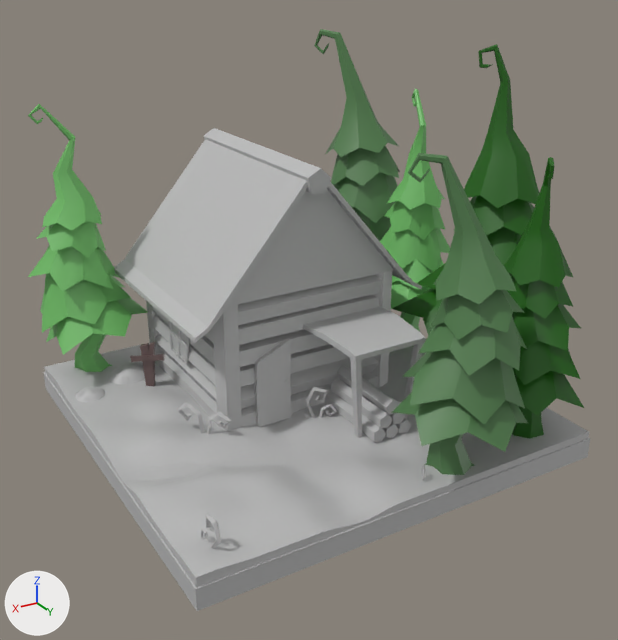
An edit to the FBX model Cryptique/Assets/FBX/FullRoom/3 - Forest/Foret_cabane_ext.fbx, drawn before and after from the same camera.
The view is the same before and after, from a 50 mm camera at (9.36, 16.18, 10.73) aimed at (0.0, 0.58, 2.93). The axes (+X, +Y, +Z) are drawn at lower left. The lights are the same throughout. Where no turn or scale is listed for an object, it has been applied to the vertices.

Names of what the first picture shows: 'Buisson46', 'Buisson47', 'Tombe', 'cabane', 'fougere14', 'sapin33', 'sapin34', 'sapin35', 'sapin36', 'sapin37', 'sapin38', 'sol28', 'sol31'.
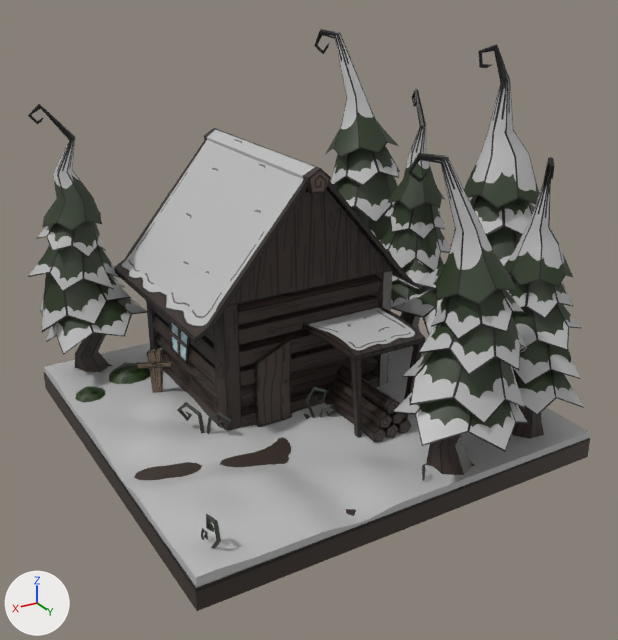
Where the change shows, as pixel boxes (x1, y1, x2, y2) in the pictures (618 x 640 px):
'cabane', recoloured (grey to black): (114, 128, 425, 442) in both
'sapin36', recoloured (green to grey): (391, 153, 528, 475) in both
'sol28', recoloured (grey to black): (43, 372, 590, 611) in both
'sapin38', recoloured (green to grey): (28, 104, 148, 372) in both
'sapin37', recoloured (green to grey): (504, 157, 584, 439) in both
'sapin35', recoloured (green to grey): (392, 44, 540, 336) in both
'sapin33', recoloured (green to grey): (314, 29, 400, 241) in both
'sapin34', recoloured (green to grey): (380, 89, 450, 347) in both
'Tombe', moved: before (130, 341, 164, 386); after (136, 347, 173, 393)
'Buisson46', recoloured (grey to green): (109, 362, 150, 384) in both
'fougere14', recoloured: (177, 402, 233, 434) in both
'Buisson47', recoloured (grey to green): (75, 386, 105, 403) in both

The change, as a diff of the scene's bpy script:
```diff
--- a/Cryptique/Assets/FBX/FullRoom/3 - Forest/Foret_cabane_ext.fbx.py
+++ b/Cryptique/Assets/FBX/FullRoom/3 - Forest/Foret_cabane_ext.fbx.py
@@ mat_buisson66 @@
+mat_buisson66 = bpy.data.materials.new('Buisson66')
+# uses the picture img_buisson_png
+# uses the picture img_new_buisson_png
@@ me_mesh_006 @@
 me_mesh_006.from_pydata(...)  # 38 vertices, 36 faces; spans x -0.465..0.467, y -0.487..0.485, z 0.0..0.909
-me_mesh_006.materials.append(mat_fougere03)  # grey #bcbcbc
+me_mesh_006.materials.append(mat_fougere42)  # picture img_fougere02_rgb_png
@@ me_mesh_010 @@
 me_mesh_010.from_pydata(...)  # 196 vertices, 134 faces; spans x -1.11..1.68, y -0.87..1.64, z 0.0..6.45
-me_mesh_010.materials.append(mat_sapin03)  # dark green #186000
+me_mesh_010.materials.append(mat_sapin138)  # picture img_sapin01_rgb_png
@@ me_mesh_002 @@
 me_mesh_002.from_pydata(...)  # 653 vertices, 505 faces; spans x -5.23..0.79, y -4.96..2.1, z 0.0..6.05
-me_mesh_002.materials.append(mat_cabane1)  # grey #bcbcbc
+me_mesh_002.materials.append(mat_cabane2)  # picture img_cabane_ext_rgb_png
@@ me_mesh_011 @@
 me_mesh_011.from_pydata(...)  # 209 vertices, 146 faces; spans x -2.28..0.79, y -0.98..1.95, z -0.01..6.84
-me_mesh_011.materials.append(mat_sapin02)  # green #517d4c
+me_mesh_011.materials.append(mat_sapin137)  # picture img_sapin03_rgb_png
@@ me_mesh_013 @@
 me_mesh_013.from_pydata(...)  # 199 vertices, 138 faces; spans x -1.08..1.6, y -0.39..2.43, z 0.0..7.02
-me_mesh_013.materials.append(mat_sapin01)  # green #6fbc66
+me_mesh_013.materials.append(mat_sapin136)  # picture img_sapin02_rgb_png
@@ me_mesh_008 @@
 me_mesh_008.from_pydata(...)  # 79 vertices, 57 faces; spans x -0.666..0.666, y -0.633..0.633, z 0.0..0.503
-me_mesh_008.materials.append(mat_buisson)  # grey #bcbcbc
+me_mesh_008.materials.append(mat_buisson66)
@@ me_mesh_012 @@
 me_mesh_012.from_pydata(...)  # 196 vertices, 134 faces; spans x -1.09..2.07, y -2.25..1.46, z 0.0..8.37
-me_mesh_012.materials.append(mat_sapin03)  # dark green #186000
+me_mesh_012.materials.append(mat_sapin138)  # picture img_sapin01_rgb_png
@@ me_mesh_014 @@
 me_mesh_014.from_pydata(...)  # 209 vertices, 146 faces; spans x -2.38..1.59, y -0.53..2.58, z -0.01..8.28
-me_mesh_014.materials.append(mat_sapin02)  # green #517d4c
+me_mesh_014.materials.append(mat_sapin137)  # picture img_sapin03_rgb_png
@@ me_mesh @@
 me_mesh.from_pydata(...)  # 8 vertices, 5 faces; spans x -4.92..4.92, y -4.92..4.92, z -0.24..0.24
-me_mesh.materials.append(mat_piece_taverne)  # grey #bcbcbc
+me_mesh.materials.append(mat_terre)  # picture img_sol_ext_png
@@ me_mesh_007 @@
 me_mesh_007.from_pydata(...)  # 199 vertices, 138 faces; spans x -2.44..0.39, y -1.09..1.57, z 0.0..7.02
-me_mesh_007.materials.append(mat_sapin01)  # green #6fbc66
+me_mesh_007.materials.append(mat_sapin136)  # picture img_sapin02_rgb_png
@@ me_mesh_009 @@
 me_mesh_009.from_pydata(...)  # 79 vertices, 57 faces; spans x -0.485..0.485, y -0.462..0.462, z 0.0..0.367
-me_mesh_009.materials.append(mat_buisson)  # grey #bcbcbc
+me_mesh_009.materials.append(mat_buisson66)
@@ ob_tombe @@
 ob_tombe = bpy.data.objects.new('Tombe', me_mesh_015)
-ob_tombe.location = (3.01, -2.37, 0.69)
+ob_tombe.location = (3.01, -1.89, 0.67)
```
